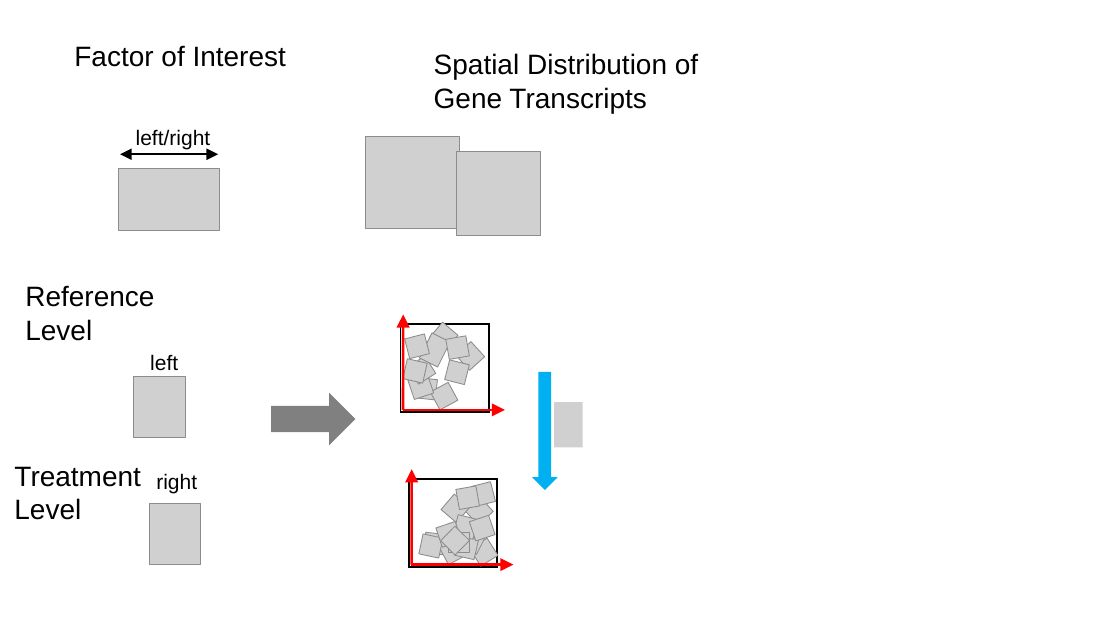
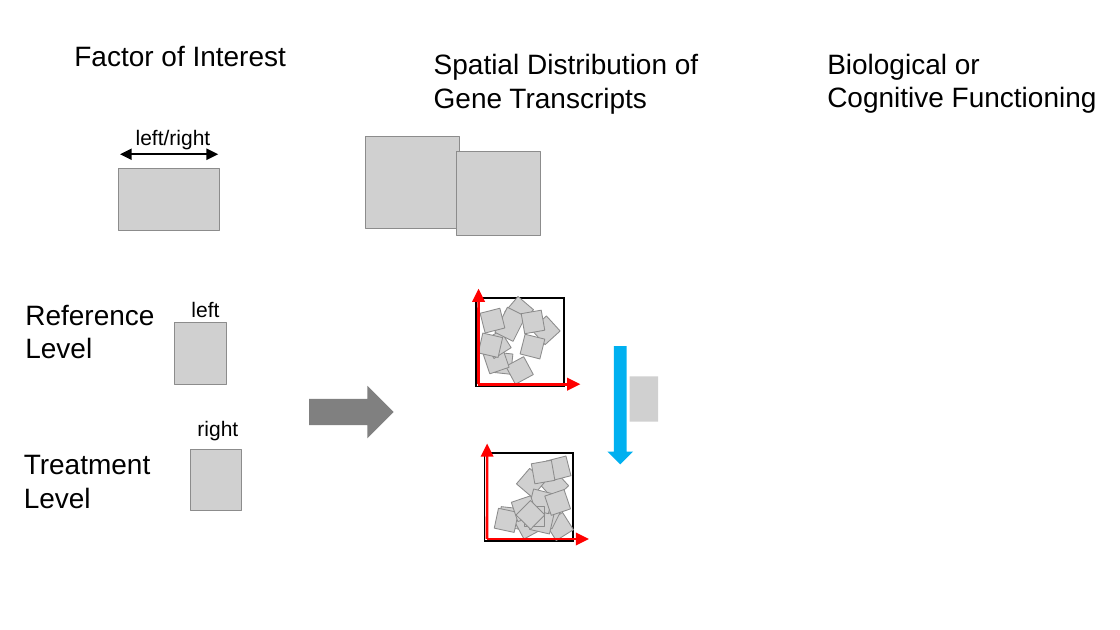
Before and after one commit to Oviedo-Lab/wspmm_methods, a slide deck: slide 1 of fig_FSE.pptx. Drawn at 1120x630 pixels with LibreOffice and Linux fonts; fonts in the diff are those of the drawing; grey boxes stand for pictures. Boxes give left, top, right and bottom in pixels: in the first picture for what was removed or moved away, otherwise in the second. Text is boxed around its words. In the diff, an @@ line names an element or a change of style, - is before the commit and + after.

```diff
--- a/fig_FSE.pptx
+++ b/fig_FSE.pptx
@@ text added at [827,53,1097,112], 24 pt, text #000000 @@
+Biological or Cognitive Functioning
@@ text "Reference Level": place and size @@
-text "Reference Level" at [25,285,154,341]
+text "Reference Level" at [25,304,154,359]
@@ 2 pictures, 2 texts: place and size @@
-2 pictures, 2 texts at [134,354,201,565]
+2 pictures, 2 texts at [175,301,242,511]
@@ down arrow: place and size @@
-down arrow at [271,393,355,445]
+down arrow at [309,386,393,438]
@@ 27 pictures, 4 arrows, 2 rectangles, 1 down arrow: place and size @@
-27 pictures, 4 arrows, 2 rectangles, 1 down arrow at [401,314,583,567]
+27 pictures, 4 arrows, 2 rectangles, 1 down arrow at [476,289,659,541]
@@ text "Treatment Level": place and size @@
-text "Treatment Level" at [14,466,141,520]
+text "Treatment Level" at [24,454,151,509]
```
Also in this commit, not shown: 27 other files.
